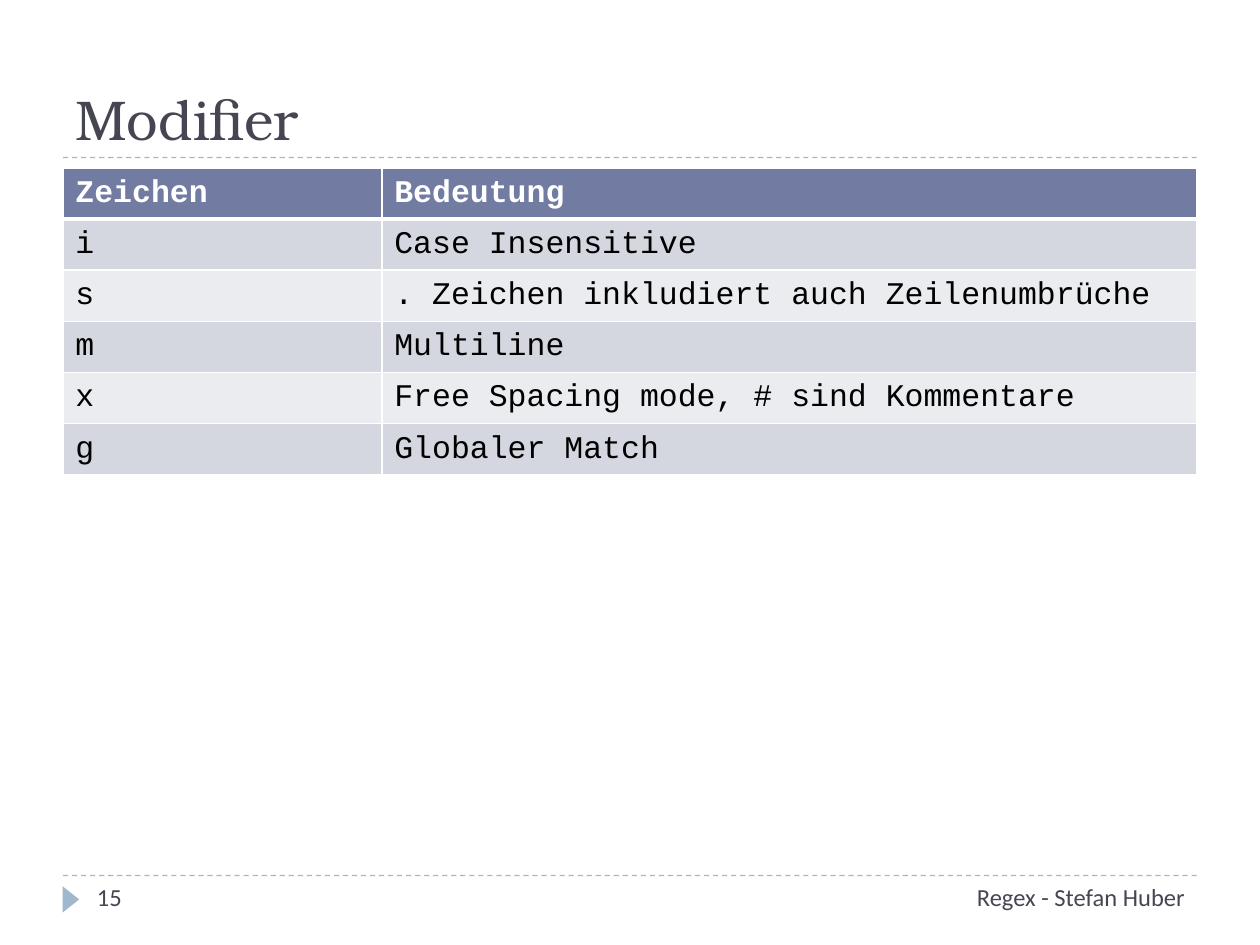
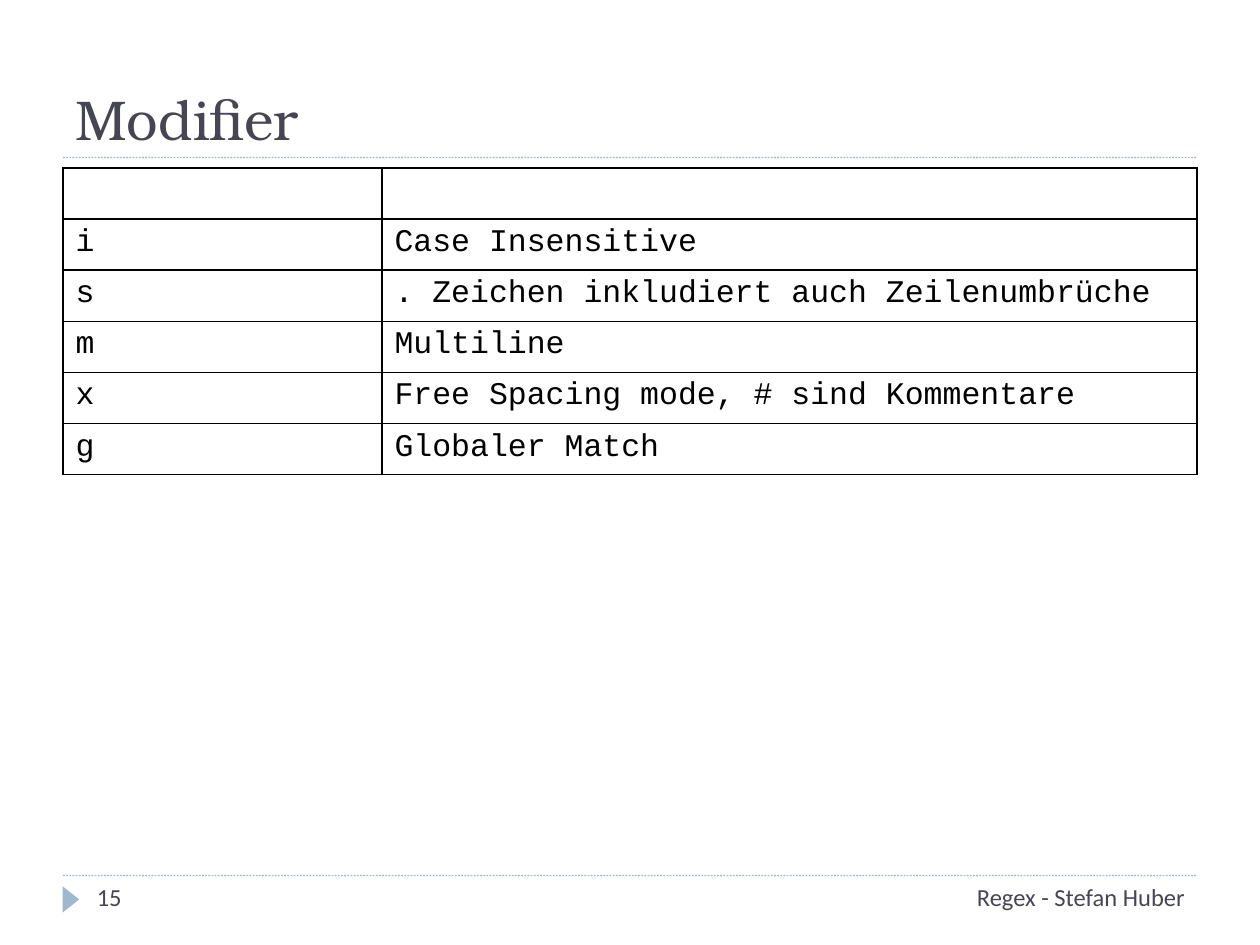
Before and after one commit to stefanhuber/regex-schulung, a slide deck: slide 15 of Regex.pptx. Drawn at 1260x945 pixels with LibreOffice and Linux fonts; fonts in the diff are those of the drawing. Boxes give left, top, right and bottom in pixels: in the first picture for what was removed or moved away, otherwise in the second. Text is boxed around its words. In the diff, an @@ line names an element or a change of style, - is before the commit and + after.

```diff
--- a/Regex.pptx
+++ b/Regex.pptx
@@ table at [63, 168, 1197, 474] @@
@@ fill #727CA3 to none in row 1 @@
@@ fill #D5D7E0 to none in 6 cells @@
@@ fill #EBECF0 to none in 4 cells @@
@@ borders changed @@
@@ line (63, 158) - (1197, 158): stroke #9FB8CD 0.75 pt dashed to #9FB8CD 0.74 pt @@
@@ line (63, 876) - (1197, 876): stroke #9FB8CD 0.75 pt dashed to #9FB8CD 0.74 pt @@
```
Also in this commit, not shown: 20 other slides changed, 1 other file.
